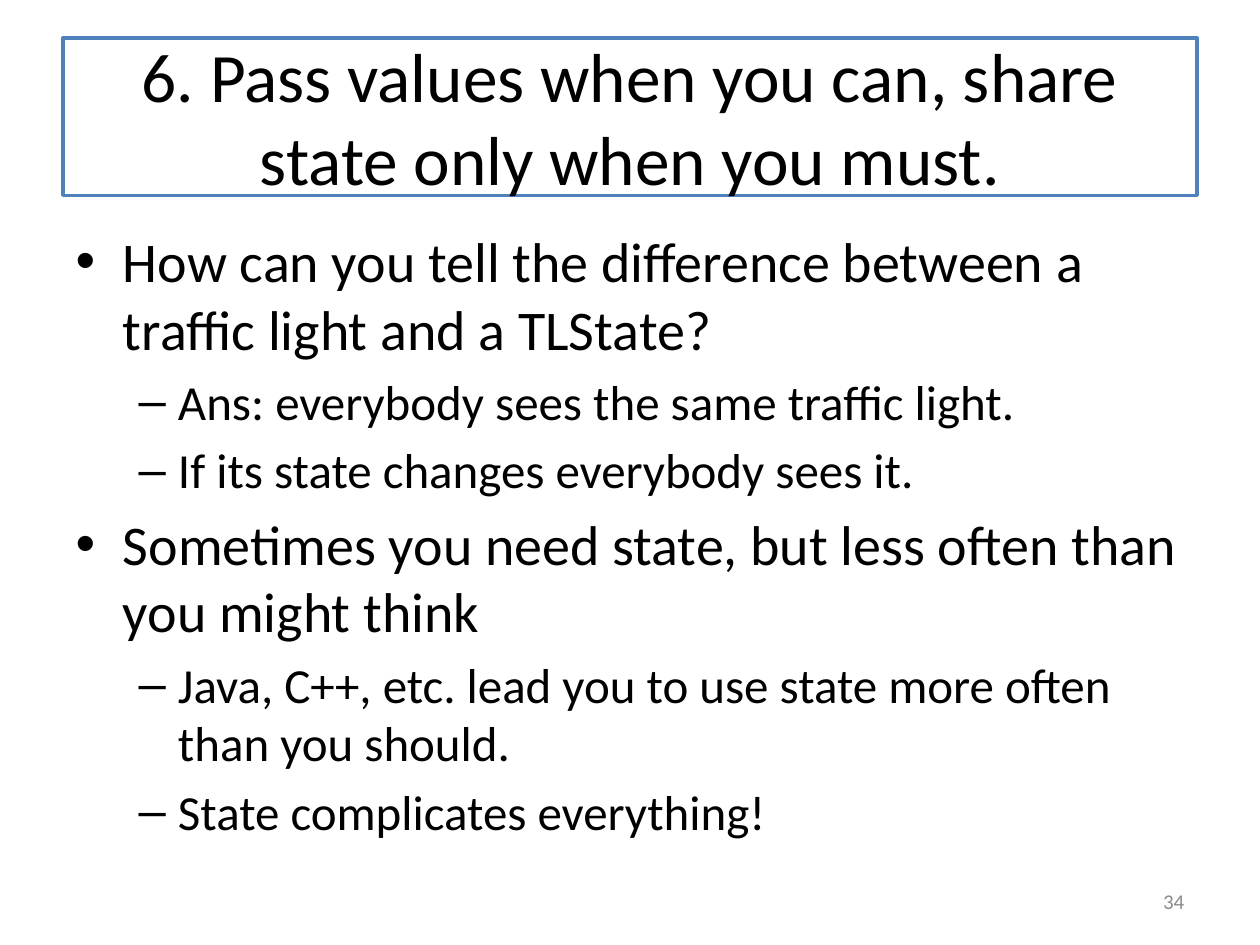
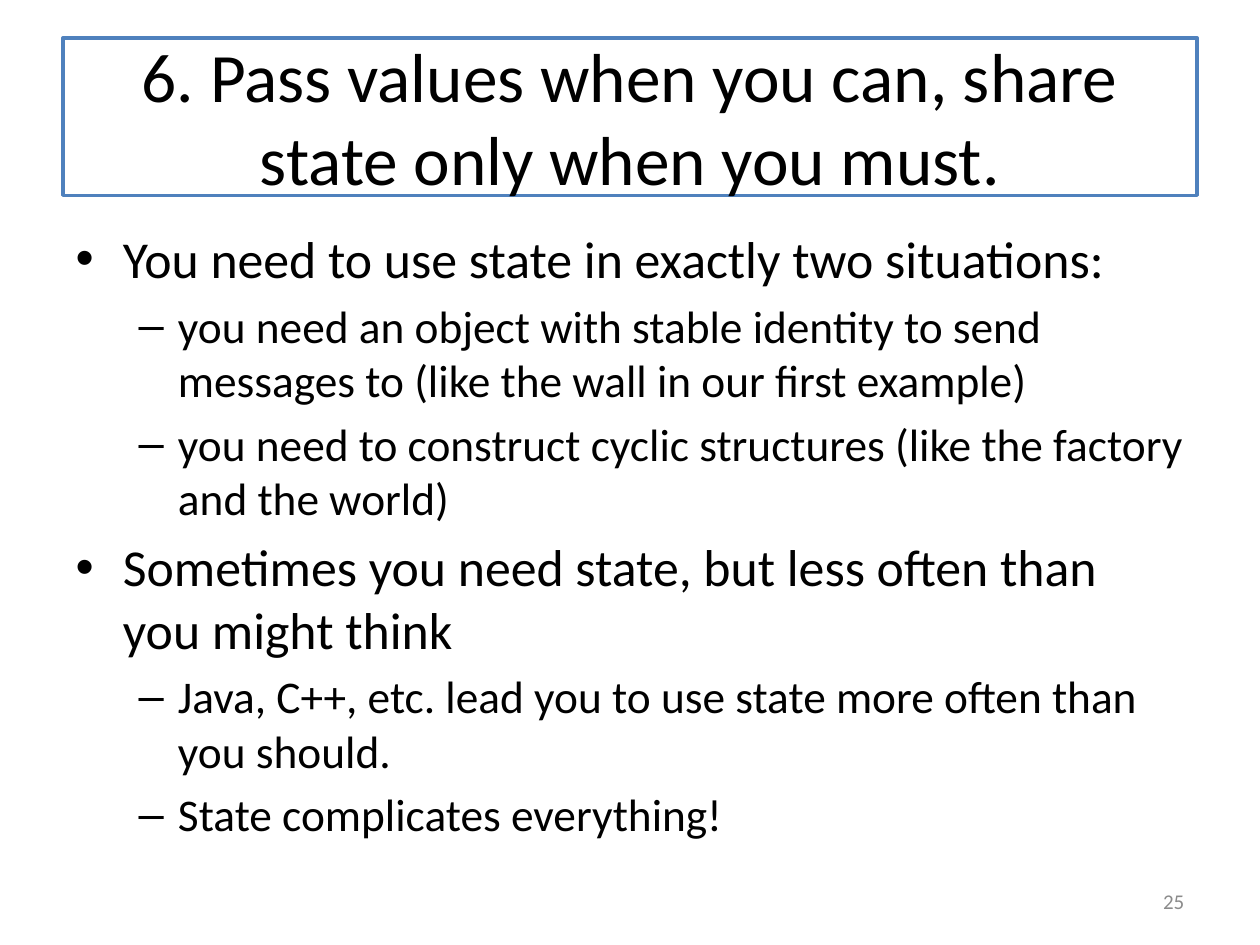
Before and after one commit to mwand/cs5010f16, a slide deck: slide 25 of Slides/Lesson 12.1 The Last Lecture.pptx (slide 34 before the commit). Drawn at 1260x945 pixels with LibreOffice and Linux fonts; fonts in the diff are those of the drawing. Boxes give left, top, right and bottom in pixels: in the first picture for what was removed or moved away, otherwise in the second. Text is boxed around its words. In the diff, an @@ line names an element or a change of style, - is before the commit and + after.

```diff
--- a/Slides/Lesson 12.1 The Last Lecture.pptx
+++ b/Slides/Lesson 12.1 The Last Lecture.pptx
@@ text at [123, 242, 1182, 521]: text changed; size 28 to 25.9 pt @@
-• How can you tell the difference between a traffic light and a TLState?
-  – Ans: everybody sees the same traffic light.
-  – If its state changes everybody sees it.
+• You need to use state in exactly two situations:
+  – you need an object with stable identity to send messages to (like the wall in our first example)
+  – you need to construct cyclic structures (like the factory and the world)
@@ text at [123, 550, 1136, 839]: size 32 to 29.6 pt in "Sometimes you need state, but less often ..."; size 28 to 25.9 pt in "Java, C++, etc. lead you to use ...", "State complicates everything!" @@
@@ page number at [1163, 895, 1184, 909]: text changed @@
-34
+25
```
Also in this commit, not shown: 9 other slides changed, 12 slides removed, 2 other files.
